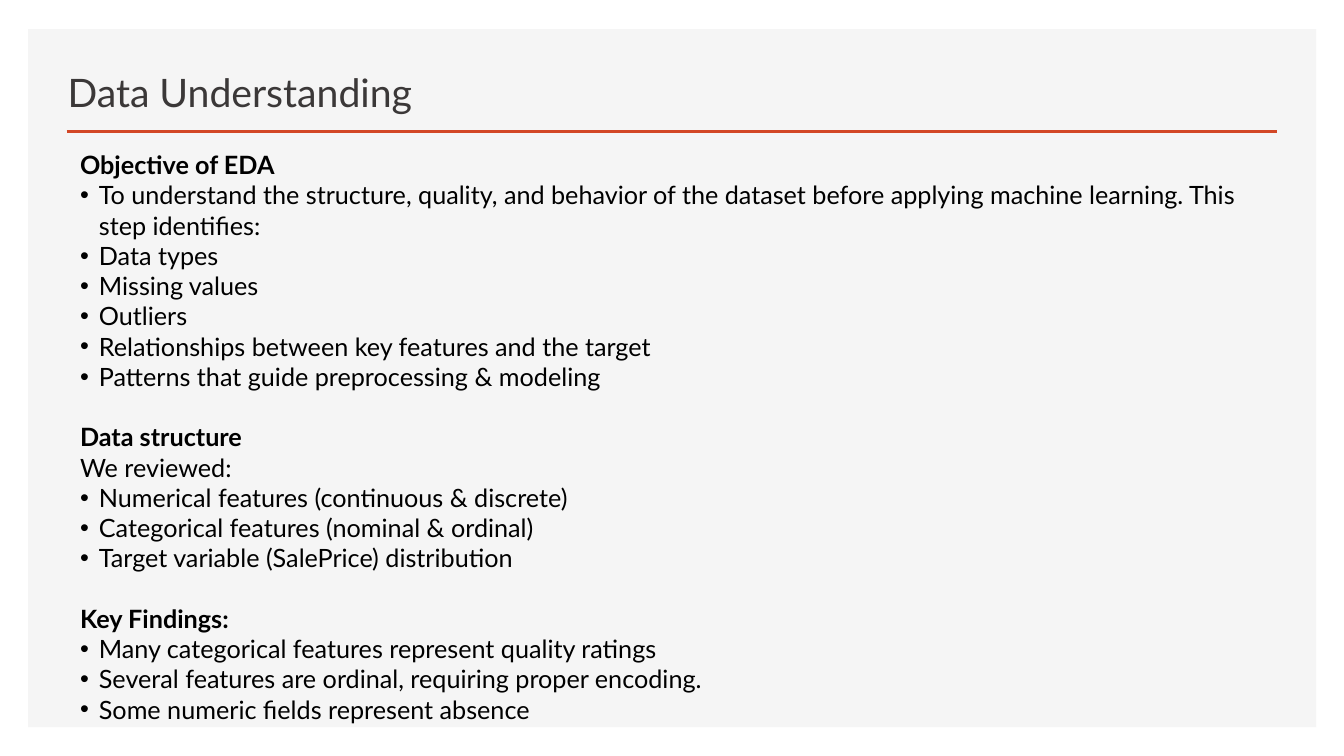
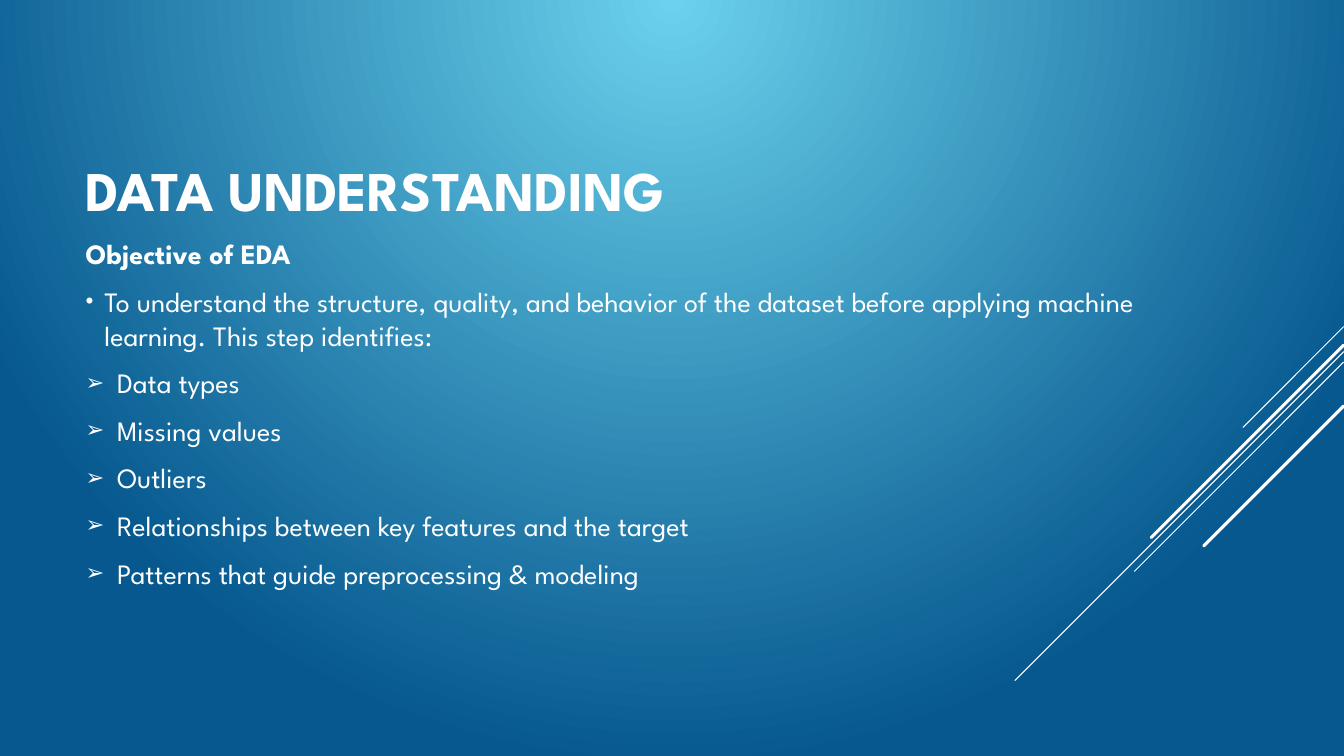
Before and after one commit to kibosivy/Property-Prices-Predictions, a slide deck: slide 4 of House price prediction presentation.pptx. Drawn at 1344x756 pixels with LibreOffice and Linux fonts; fonts in the diff are those of the drawing; background and template pictures are left out. Boxes give left, top, right and bottom in pixels: in the first picture for what was removed or moved away, otherwise in the second. Text is boxed around its words. In the diff, an @@ line names an element or a change of style, - is before the commit and + after.

```diff
--- a/House price prediction presentation.pptx
+++ b/House price prediction presentation.pptx
@@ background #FFFFFF to picture (left out) @@
@@ rectangle removed at (x1=28, y1=29, x2=1317, y2=728) @@
@@ text "DATA UNDERSTANDING" moved from (x1=80, y1=155, x2=1235, y2=723) to (x1=86, y1=173, x2=1134, y2=590) @@
@@ text "DATA UNDERSTANDING" at (x1=86, y1=173, x2=1134, y2=590): vertical alignment top to middle @@
@@ title removed at (x1=68, y1=78, x2=412, y2=114) @@
-Data Understanding
@@ line removed from (67, 132) to (1277, 132) @@
@@ text at (x1=86, y1=173, x2=664, y2=228): paragraph added @@
+DATA UNDERSTANDING
@@ text at (x1=86, y1=244, x2=1134, y2=590): size 18 to 20 pt, font Lato to League Spartan, text colour #000000 to #FFFFFF; more space between paragraphs; bullet • to ➢ @@
@@ group added at (x1=1015, y1=327, x2=1344, y2=681): 5 lines @@
@@ text at (x1=80, y1=427, x2=702, y2=723): paragraphs removed @@
-Data structure
-We reviewed:
-• Numerical features (continuous & discrete)
-• Categorical features (nominal & ordinal)
-• Target variable (SalePrice) distribution
-Key Findings:
-• Many categorical features represent quality ratings
-• Several features are ordinal, requiring proper encoding.
-• Some numeric fields represent absence
```
Also in this commit, not shown: 3 other slides changed, 16 slides added, 20 slides removed, 9 other files.
